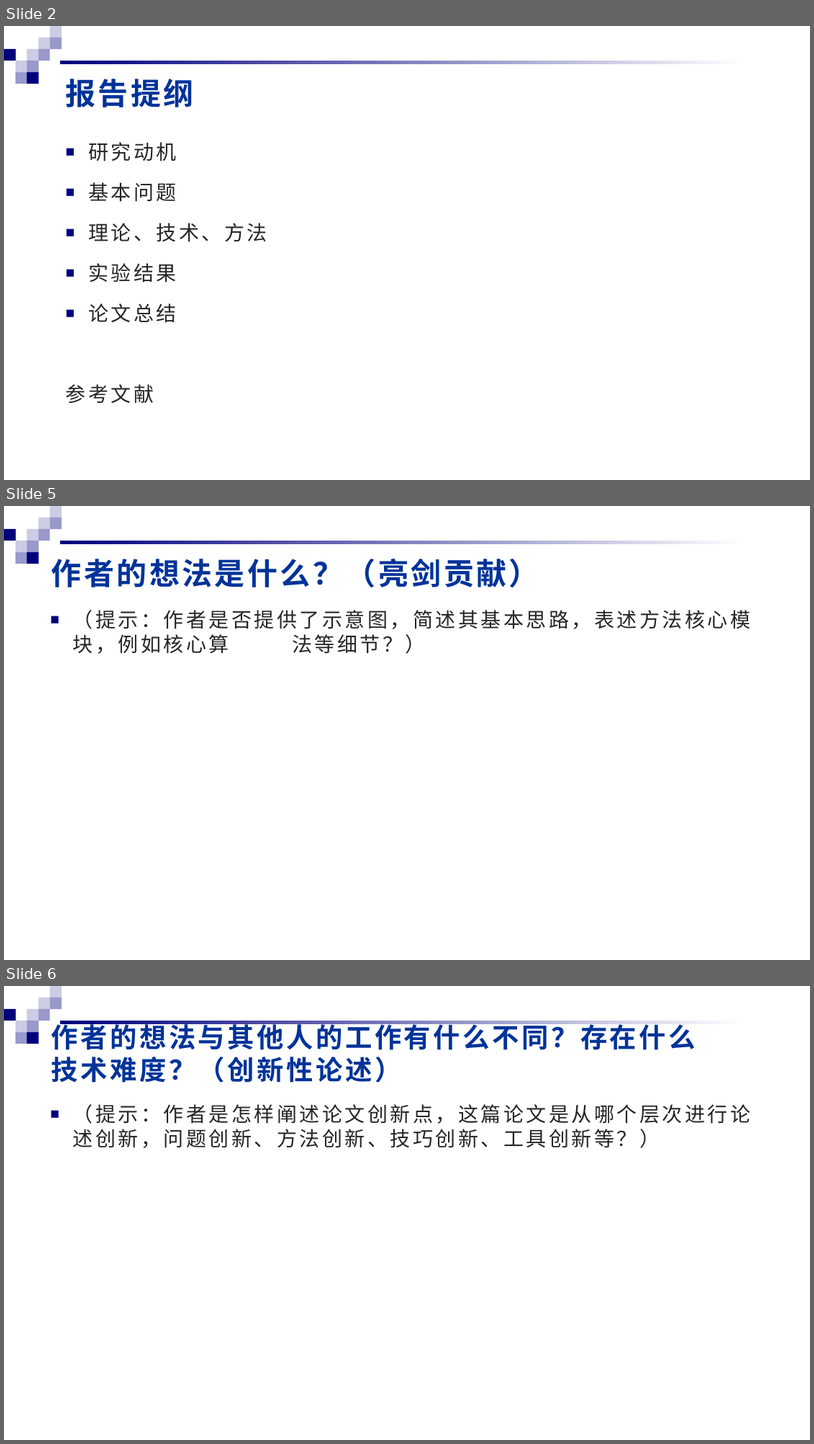
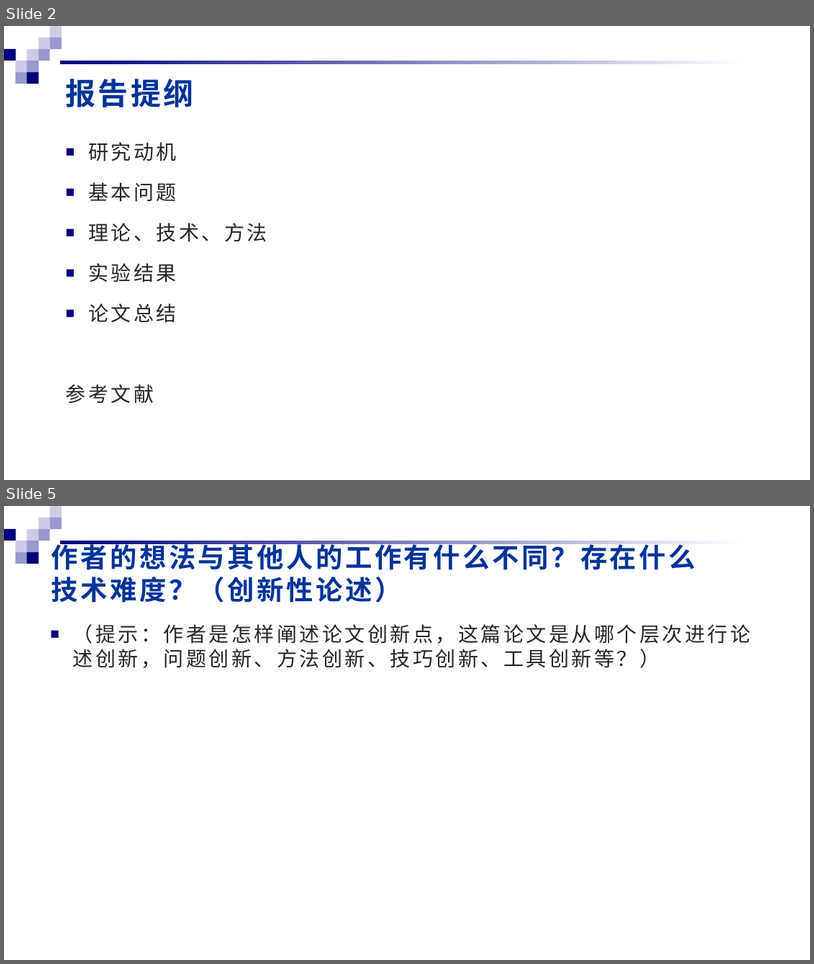
Before and after one commit to KongoHuster/Translation_of_paper, a slide deck: 论文报告模板.pptx. Shown one above the other, each under a label of ours: slides 2, 5 and 6 before the commit, slides 2 and 5 after it; the slides between them are not shown. The pictures are 814x1444 and 814x964 pixels, drawn with LibreOffice and Linux fonts; fonts in the diff are those of the drawing; background and template pictures are left out. Boxes give left, top, right and bottom in pixels: in the first picture for what was removed or moved away, otherwise in the second. Text is boxed around its words. In the diff, an @@ line names an element or a change of style, - is before the commit and + after.

```diff
--- a/论文报告模板.pptx
+++ b/论文报告模板.pptx
@@ slide 5 removed at (x1=4, y1=506, x2=810, y2=960), background #FFFFFF; not listed: 11 template elements that a slide beside it also shows @@
@@ title removed at (x1=52, y1=559, x2=540, y2=587) @@
-作者的想法是什么？（亮剑贡献）
@@ text removed at (x1=73, y1=610, x2=751, y2=654) @@
-■ （提示：作者是否提供了示意图，简述其基本思路，表述方法核心模块，例如核心算 法等细节？）
@@ what was slide 6 is now slide 5 @@
```
Also in this commit, not shown: 4 slides changed, 1 other file.
